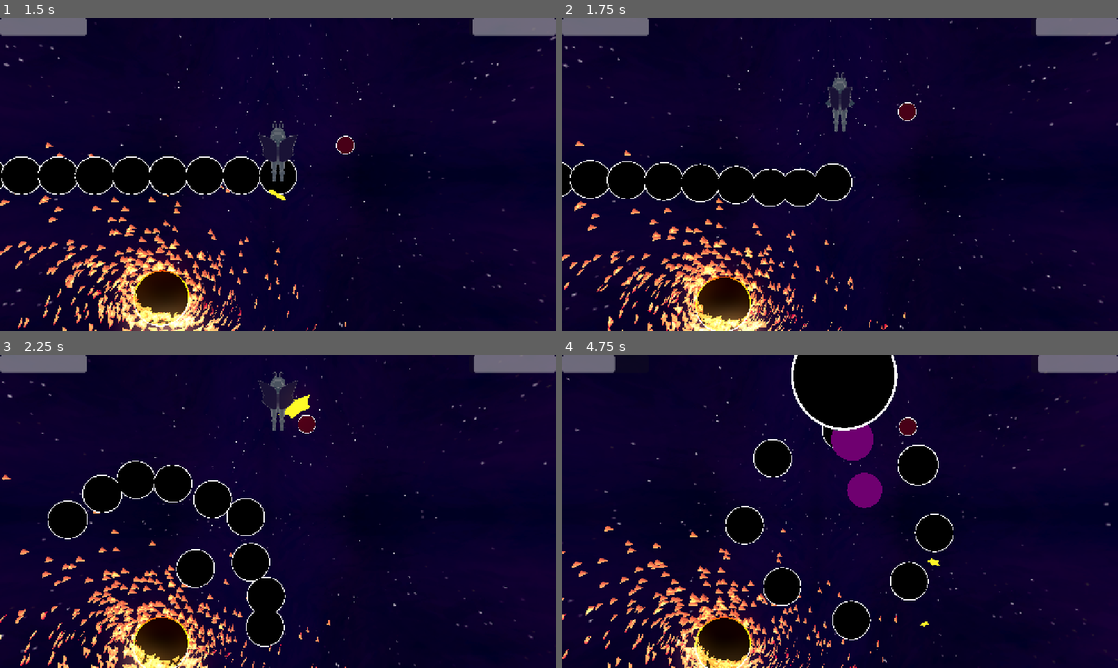
Above: before the commit, frames 1-4 (two rows, left to right).
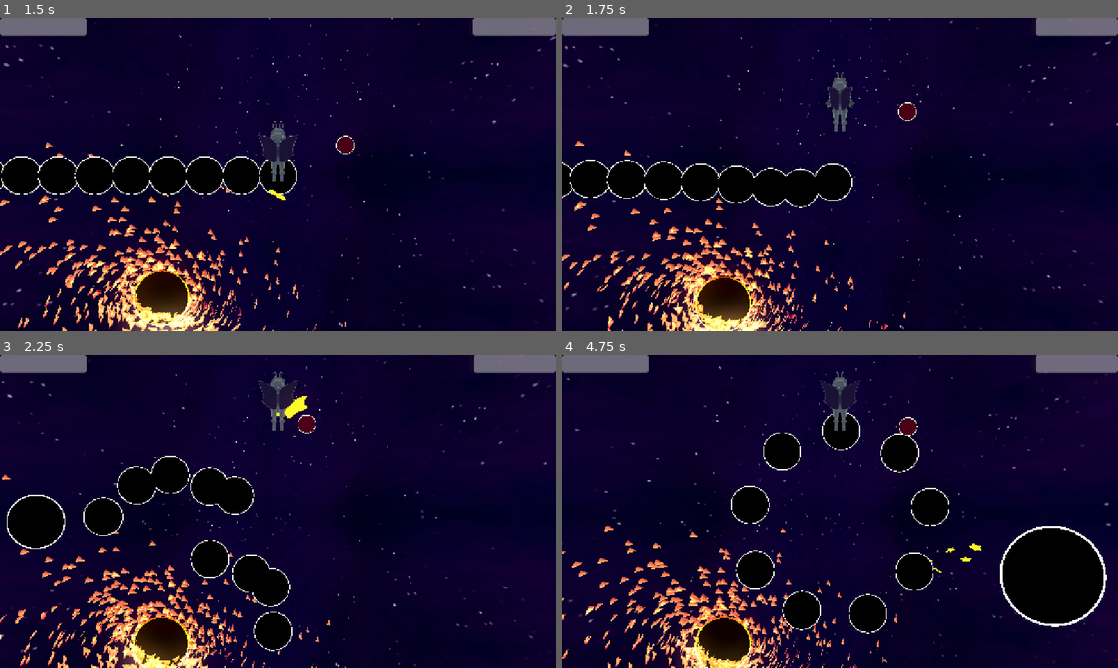
Above: after the commit, the same moments.

Repository: thomaskareka/csce552-3d
Game: Godot game, scene res://scenes/MainMenu.tscn
The game is run twice, just before and just after one commit, with the same random seed, the same clock (stepped at 60 frames per second) and the same inputs.
Inputs (mouse positions are in pixels of both pictures, inside the frame that each line leads up to):
- Up to frame 1 (1.5 s): click "PLAY" at 0.5 s; move the mouse to (305, 174) at 1.27 s; press the mouse at (305, 174) at 1.28 s; hold W (move_up) from 1.28 s (still down)
- Up to frame 2 (1.75 s): keep holding W (move_up)
- Up to frame 3 (2.25 s): keep holding W (move_up); move the mouse to (250, 511) at 2.02 s; release the mouse at (250, 511) at 2.03 s; right-click (250, 511) at 2.1 s
- Up to frame 4 (4.75 s): keep holding W (move_up); move the mouse to (851, 505) at 2.77 s; press the mouse at (851, 505) at 2.78 s; move the mouse to (834, 517) at 3.52 s; release the mouse at (834, 517) at 3.53 s; right-click (834, 517) at 3.6 s; move the mouse to (878, 514) at 4.27 s; press the mouse at (878, 514) at 4.28 s

Frame 1 is identical in both runs. In frame 2, 0.3% of the frame differs, in the area x 0-47%, y 45-61%; in frame 3, 6.7%; in frame 4, 17%, in the area x 9-98%, y 0-92%.

Commit message:
dvd bounce attack

Diff:
--- a/components/ai/MovementHelper.gd
+++ b/components/ai/MovementHelper.gd
@@ -73,3 +73,9 @@
 		offset = rotation_basis * offset
 		var target_velocity = MovementHelper.get_velocity_to_target(item.global_position, center + offset, velocity, delta)
 		MovementHelper.move_with_force(item, delta, target_velocity, acceleration)
+
+static func get_random_unit_vector() -> Vector3:
+	var v = Vector3(randf() * 2.0 - 1.0, randf() * 2.0 - 1.0, randf() * 2.0 - 1.0)
+	if v.length() == 0:
+		return Vector3(1, 0, 0)
+	return v.normalized()
--- a/components/ai/states/attacks/dvd_bounce.gd
+++ b/components/ai/states/attacks/dvd_bounce.gd
@@ -10,6 +10,9 @@
 
 var idle_count: int = 10
 var center: Vector3
+
+var dvd_velocities: Array[Vector3] = []
+var dvd_initialized: Array[bool] = []
 func enter(_entity: Node3D, _machine: Node, params: Dictionary = {}) -> void:
 	super.enter(_entity, _machine, params)
 	if _entity is BlobEnemyAI:
@@ -17,6 +20,12 @@
 		idle_count = len(blobs)
 		player_bounds = _entity.get_player_bounds()
 		center = _entity.global_position
+
+		dvd_velocities.resize(len(blobs))
+		dvd_initialized.resize(len(blobs))
+		for i in range(len(blobs)):
+			dvd_velocities[i] = Vector3.ZERO
+			dvd_initialized[i] = false
 	else:
 		request_transition_to(transition_state)
 
@@ -25,5 +34,35 @@
 	idle_count = ceil(9 - elapsed_time * 0.2)
 	MovementHelper.circular_move(delta, blobs, idle_count, radius, elapsed_time, rotation_speed, velocity, acceleration, center)
 
+	var bounds_min = player_bounds.position
+	var bounds_max = player_bounds.position + player_bounds.size
+	for i in range(idle_count, len(blobs)):
+		var blob = blobs[i]
+		var pos = blob.global_position
+		if not player_bounds.has_point(blob.global_position):
+			var dir = MovementHelper.get_direction_to_target(pos, player_bounds.position + player_bounds.size * 0.5)
+			blob.linear_velocity = Vector3.ZERO
+			pos += dir * velocity * delta
+			blob.global_position = pos
+			continue
+
+		if not dvd_initialized[i]:
+			var v = MovementHelper.get_random_unit_vector()
+			v.z = 0
+			dvd_velocities[i] = v.normalized() * velocity / 4
+			dvd_initialized[i] = true
+
+		var vel = dvd_velocities[i]
+		pos += vel * delta
+		for axis in range(2): # only x, y
+			if pos[axis] <= bounds_min[axis]:
+				pos[axis] = bounds_min[axis]
+				vel[axis] = abs(vel[axis])
+			elif pos[axis] >= bounds_max[axis]:
+				pos[axis] = bounds_max[axis]
+				vel[axis] = -abs(vel[axis])
+
+		dvd_velocities[i] = vel
+		blob.global_position = pos
 	if elapsed_time >= state_length:
 		request_transition_to(transition_state)
--- a/components/scene_managers/gameplay_manager.gd
+++ b/components/scene_managers/gameplay_manager.gd
@@ -3,7 +3,7 @@
 
 @onready var gameplay_gui: GameplayGUI = $GameplayGUI
 @onready var camera: Camera3D = $GameCamera
-@export var player_bounds: AABB = AABB(Vector3(-5,-3,0), Vector3(10, 6, 0))
+@export var player_bounds: AABB = AABB(Vector3(-5,-3,0), Vector3(10, 6, 0.5))
 @export var boss_bounds: AABB = AABB(Vector3(-10, -6, 20), Vector3(20, 12, 0))
 
 
--- a/objects/boss01/Boss01.tscn
+++ b/objects/boss01/Boss01.tscn
@@ -74,7 +74,7 @@
 "i_circle": SubResource("Resource_ntavk"),
 "i_circle_fast": SubResource("Resource_6onux")
 })
-start_state = "a_fly_to_player_projectile"
+start_state = "a_dvd_bounce"
 
 [node name="HealthSystem" parent="." instance=ExtResource("2_0t087")]
 max_health = 500
